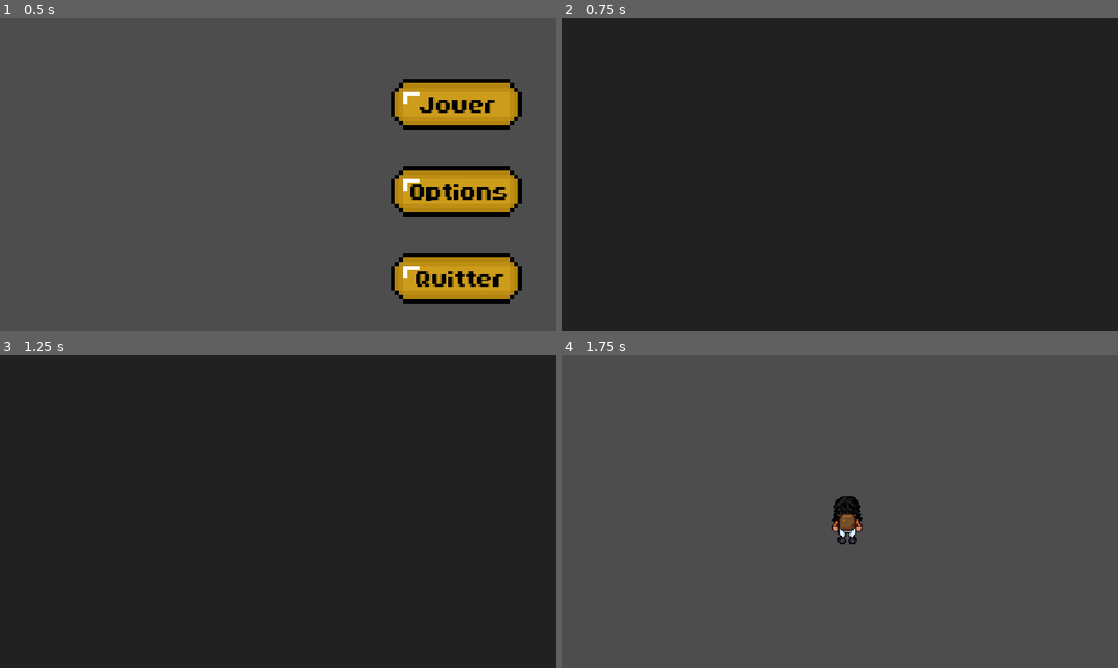
Above: before the commit, frames 1-4 (two rows, left to right).
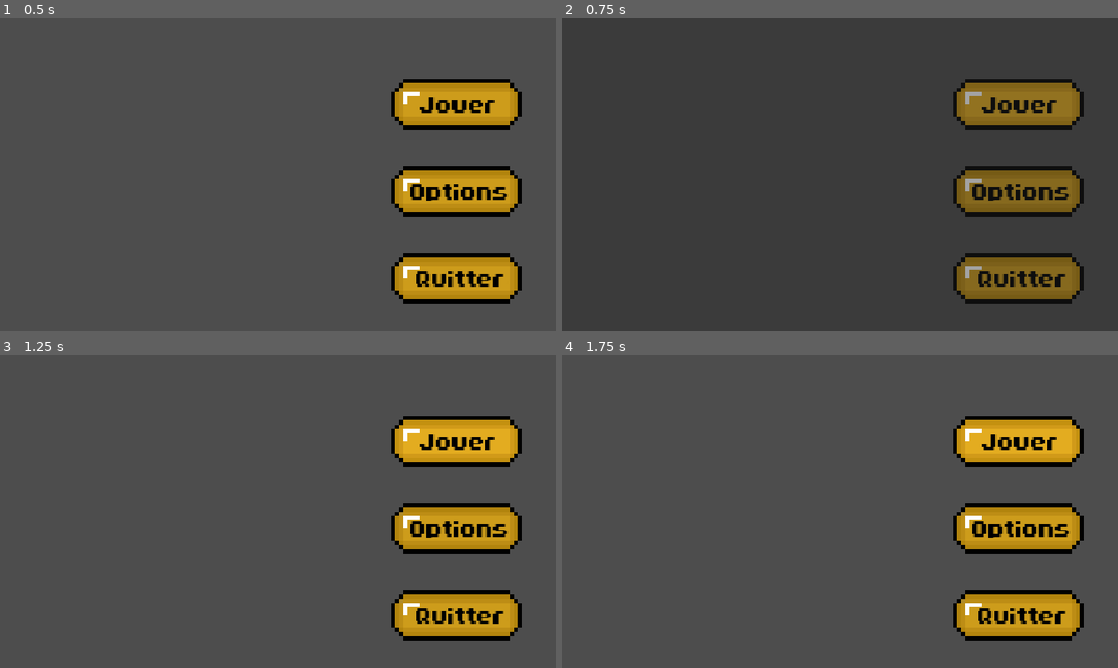
Above: after the commit, the same moments.

Repository: Abderrahim-bouhraoua/Le-Reste-Vivre
Game: Godot game, scene res://scenes/menu_principal.tscn
Two runs of this game, one before a commit and one after it. Both use one fixed random seed, a clock stepped at 60 frames per second and the inputs below.
Inputs (mouse positions are in pixels of both pictures, inside the frame that each line leads up to):
- Up to frame 1 (0.5 s): no input
- Up to frame 2 (0.75 s): click (1017, 105) at 0.5 s
- Up to frame 3 (1.25 s): no input
- Up to frame 4 (1.75 s): click (1017, 442) at 1.25 s

Frame 1 is identical in both runs. In frame 2, 97% of the frame differs, in the area x 0-100%, y 0-100%; in frame 3, 100%; in frame 4, 11%.

Commit message:
ajout des animations dans les scenes

Diff:
--- a/scenes/fade_transition.tscn
+++ b/scenes/fade_transition.tscn
@@ -2,20 +2,65 @@
 
 [sub_resource type="Animation" id="Animation_x8c23"]
 resource_name = "fade_in"
+length = 0.5
+tracks/0/type = "value"
+tracks/0/imported = false
+tracks/0/enabled = true
+tracks/0/path = NodePath(".:modulate")
+tracks/0/interp = 2
+tracks/0/loop_wrap = true
+tracks/0/keys = {
+"times": PackedFloat32Array(0, 0.5),
+"transitions": PackedFloat32Array(0.5, 1),
+"update": 0,
+"values": [Color(1, 1, 1, 1), Color(1, 1, 1, 0)]
+}
 
 [sub_resource type="Animation" id="Animation_6uw4y"]
 resource_name = "fade_out"
+length = 0.5
+tracks/0/type = "value"
+tracks/0/imported = false
+tracks/0/enabled = true
+tracks/0/path = NodePath(".:modulate")
+tracks/0/interp = 2
+tracks/0/loop_wrap = true
+tracks/0/keys = {
+"times": PackedFloat32Array(0, 0.5),
+"transitions": PackedFloat32Array(2, 1),
+"update": 0,
+"values": [Color(1, 1, 1, 0), Color(1, 1, 1, 1)]
+}
+
+[sub_resource type="Animation" id="Animation_RESET"]
+length = 0.001
+tracks/0/type = "value"
+tracks/0/imported = false
+tracks/0/enabled = true
+tracks/0/path = NodePath(".:modulate")
+tracks/0/interp = 1
+tracks/0/loop_wrap = true
+tracks/0/keys = {
+"times": PackedFloat32Array(0),
+"transitions": PackedFloat32Array(1),
+"update": 0,
+"values": [Color(1, 1, 1, 1)]
+}
 
 [sub_resource type="AnimationLibrary" id="AnimationLibrary_3nli8"]
 _data = {
-&"fade_in": SubResource("Animation_x8c23"),
-&"fade_out": SubResource("Animation_6uw4y")
+"RESET": SubResource("Animation_RESET"),
+"fade_in": SubResource("Animation_x8c23"),
+"fade_out": SubResource("Animation_6uw4y")
 }
 
 [node name="ColorRect" type="ColorRect" unique_id=812621672]
 offset_right = 1397.0
 offset_bottom = 818.0
+mouse_filter = 2
 color = Color(0.13149942, 0.13149942, 0.13149942, 1)
 
 [node name="AnimationPlayer" type="AnimationPlayer" parent="." unique_id=438213010]
-libraries/ = SubResource("AnimationLibrary_3nli8")
+libraries = {
+"": SubResource("AnimationLibrary_3nli8")
+}
--- a/scenes/main.tscn
+++ b/scenes/main.tscn
@@ -1,7 +1,12 @@
 [gd_scene format=3 uid="uid://cd530e6by5783"]
 
 [ext_resource type="PackedScene" uid="uid://baa25mewplq8j" path="res://scenes/joueur.tscn" id="1_o5qli"]
+[ext_resource type="Script" uid="uid://crmslffbc1c3e" path="res://scenes/scriptMapPrincipale.gd" id="1_sugp2"]
+[ext_resource type="PackedScene" uid="uid://bcymh08aawmj7" path="res://scenes/fade_transition.tscn" id="3_jyhfs"]
 
 [node name="MainMap" type="Node2D" unique_id=48709064]
+script = ExtResource("1_sugp2")
 
 [node name="Joueur" parent="." unique_id=795832157 instance=ExtResource("1_o5qli")]
+
+[node name="fade_transition" parent="." unique_id=812621672 instance=ExtResource("3_jyhfs")]
--- /dev/null
+++ b/scenes/scriptMapPrincipale.gd
@@ -0,0 +1,12 @@
+extends Node2D
+
+
+# Called when the node enters the scene tree for the first time.
+func _ready() -> void:
+	$fade_transition/AnimationPlayer.play("fade_out")
+	pass # Replace with function body.
+
+
+# Called every frame. 'delta' is the elapsed time since the previous frame.
+func _process(delta: float) -> void:
+	pass
Not shown, added: scenes/scriptMapPrincipale.gd.uid
